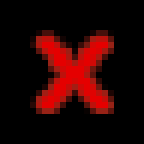
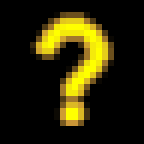
Layers edited between the first and the second 144×144 image:
hid "Vrstva 4" over (30, 12, 114, 126)
hid "x" over (36, 36, 108, 108)
showed "?" over (36, 18, 108, 120)
